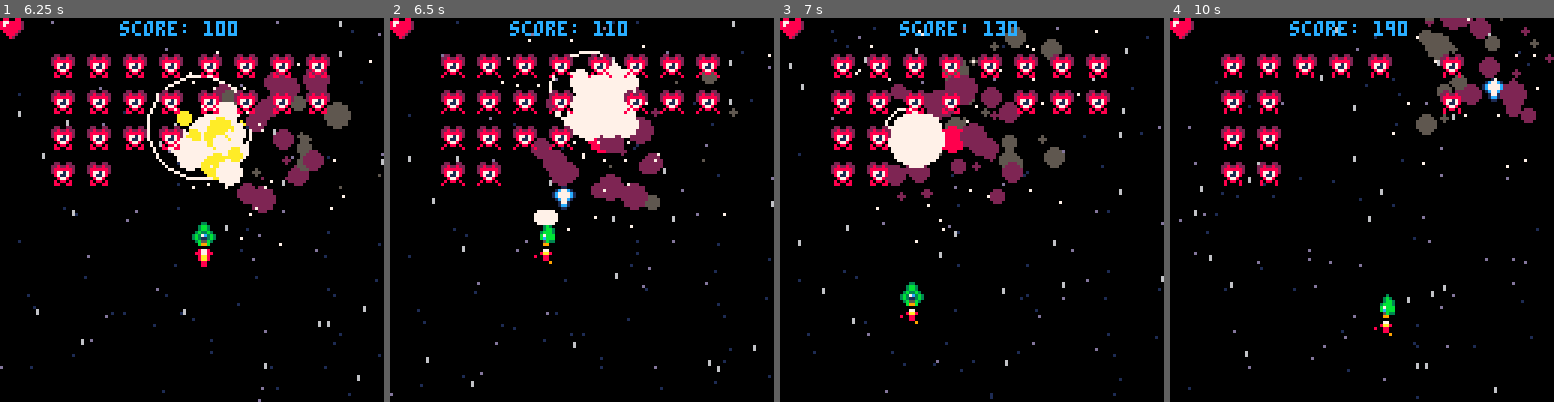
Above: before the commit, frames 1-4 (left to right).
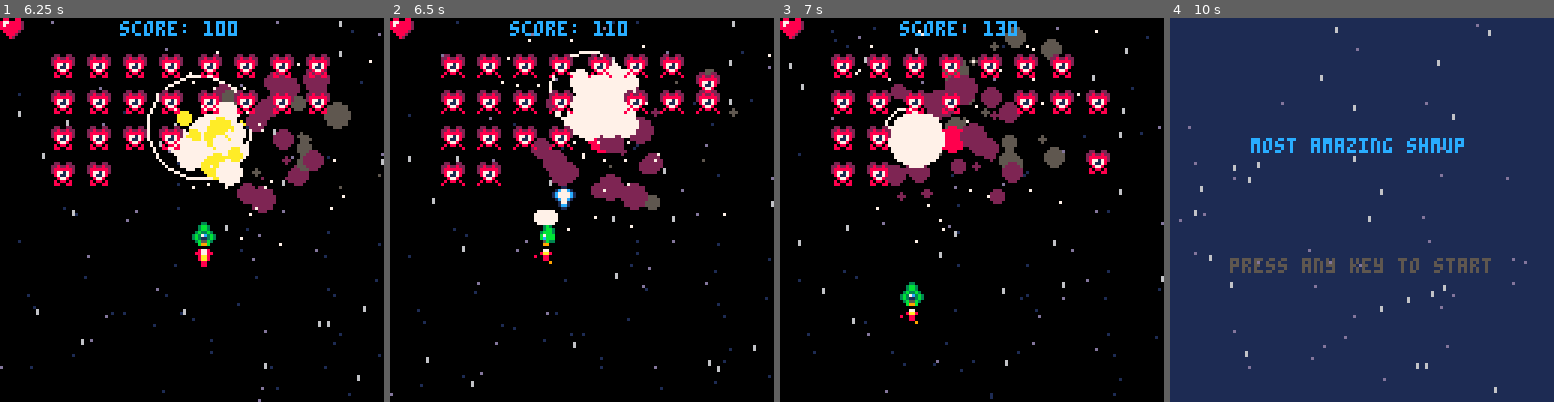
Above: after the commit, the same moments.

Repository: joaquimgamero/pico8-shmup
Game: PICO-8 cartridge shmup.p8
Same seed, same stepped clock (60 frames per second), same inputs: the game is played once before the commit and once after it.
Inputs:
- Up to frame 1 (6.25 s): tap O (Z key) at 0.33, 0.7, 1.43, 2.22, 3.1, 3.98, 4.87, 5.75 s; tap X (X key) at 1.07, 2.07, 2.4, 2.73, 3.07, 3.4, 3.73, 4.07, 4.4, 4.73, 5.07, 5.4, 5.73, 6.07 s; hold Left 1.97-2.37 s; hold Down 2.42-2.82 s; hold Right 2.87-3.53 s; hold Up 3.58-4.08 s; hold Right 4.13-4.53 s; hold Down 4.58-5.08 s; hold Left 5.13-5.8 s; hold Up 5.85-6.18 s; hold Left from 6.23 s (still down)
- Up to frame 2 (6.5 s): keep holding Left; tap X (X key) at 6.4 s
- Up to frame 3 (7 s): release Left at 6.63 s; tap O (Z key) at 6.63 s; hold Down from 6.68 s (still down); tap X (X key) at 6.73 s
- Up to frame 4 (10 s): tap X (X key) every 0.33 s from 7.07 to 9.73 s; release Down at 7.08 s; hold Right 7.13-7.8 s; tap O (Z key) at 7.52, 8.4, 9.28 s; hold Up 7.85-8.35 s; hold Right 8.4-8.8 s; hold Down 8.85-9.35 s; hold Left from 9.4 s (still down)

Frame 1 is identical in both runs. In frame 2, 0.5% of the frame differs, in the area x 79-86%, y 9-20%; in frame 3, 0.6%; in frame 4, 99%, in the area x 0-100%, y 0-100%.

Commit message:
feat: enemies attack!

Diff:
--- a/shmup.p8
+++ b/shmup.p8
@@ -220,6 +220,10 @@
   music(0)
   return
  end
+
+ -- pick attacker
+ pick_attacker()
+
 end
 
 
@@ -863,11 +867,27 @@
 	elseif en.mission=='protect' then
 		-- staying put
 
-
 	elseif en.mission=='attack' then
 		-- attack
+		en.y+=1.7
 
 	end
+end
+
+function pick_attacker()
+ if mode!='game' then
+ 	return
+ end
+
+	-- 1 attacker every 2 seconds
+	if t%60==0 then
+		local en=rnd(enemies)
+
+		if en.mission=='protect' then
+			en.mission='attack'
+		end
+	end
+
 end
 __gfx__
 00000000000030000003300000033000000330000003000000000000000000000000000000000000000000000880088008800880000000000000000000000000
